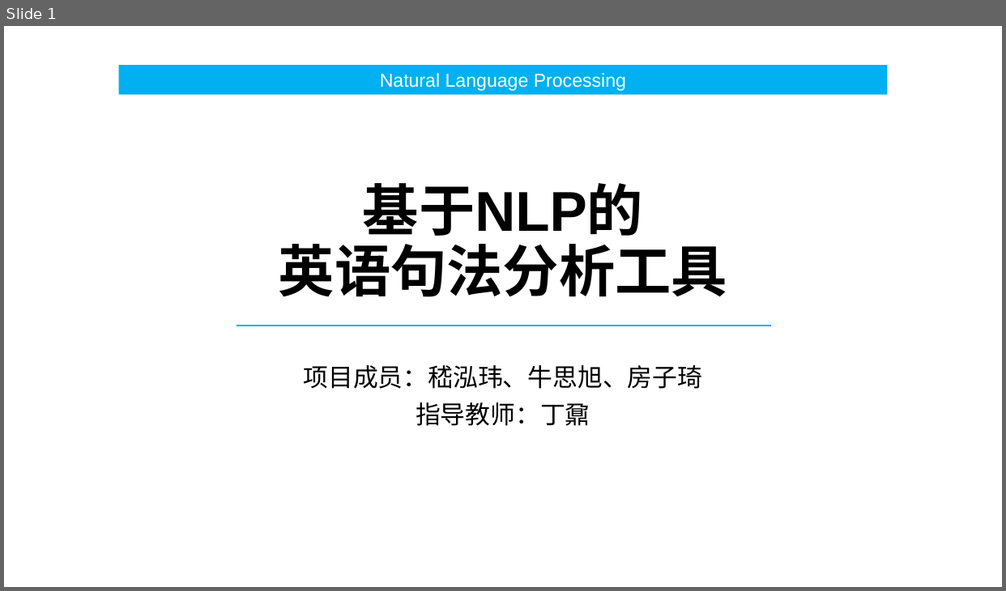
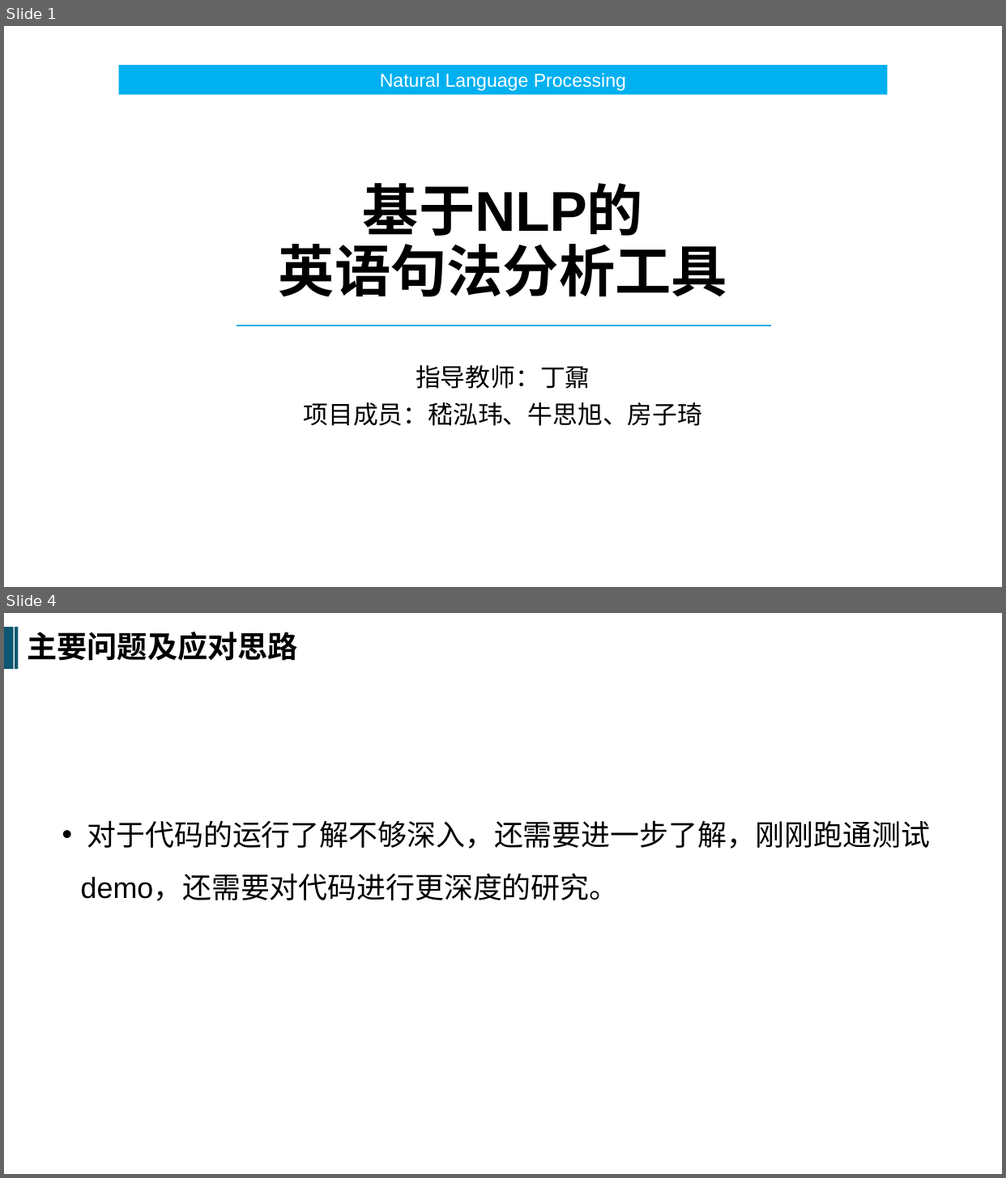
Before and after one commit to SRTPnsxjhw/SRTP, a slide deck: Notes_JHW/中期.pptx. Shown one above the other, each under a label of ours: slide 1 before the commit, slides 1 and 4 after it; the slides between them are not shown. The pictures are 1006x591 and 1006x1178 pixels, drawn with LibreOffice and Linux fonts; fonts in the diff are those of the drawing. Boxes give left, top, right and bottom in pixels: in the first picture for what was removed or moved away, otherwise in the second. Text is boxed around its words. In the diff, an @@ line names an element or a change of style, - is before the commit and + after.

```diff
--- a/Notes_JHW/中期.pptx
+++ b/Notes_JHW/中期.pptx
@@ slide 4 added at (4,613,1002,1174), background #FFFFFF @@
@@ rectangle added at (4,628,14,669), fill #0E5772 @@
@@ rectangle added at (15,628,19,669), fill #0E5772 @@
@@ text added at (27,632,298,661), 29 pt, text #000000, bold @@
+主要问题及应对思路
@@ text added at (81,820,931,901), 28 pt, text #000000 @@
+• 对于代码的运行了解不够深入，还需要进一步了解，刚刚跑通测试demo，还需要对代码进行更深度的研究。
@@ slide 1 changed as well @@
@@ subtitle at (415,365,590,389): paragraph added @@
+指导教师：丁鼐
@@ subtitle at (415,403,590,426): paragraph removed @@
-指导教师：丁鼐
```
Also in this commit, not shown: 1 other slide changed, 3 other slides added, 26 slides removed, 2 other files.
